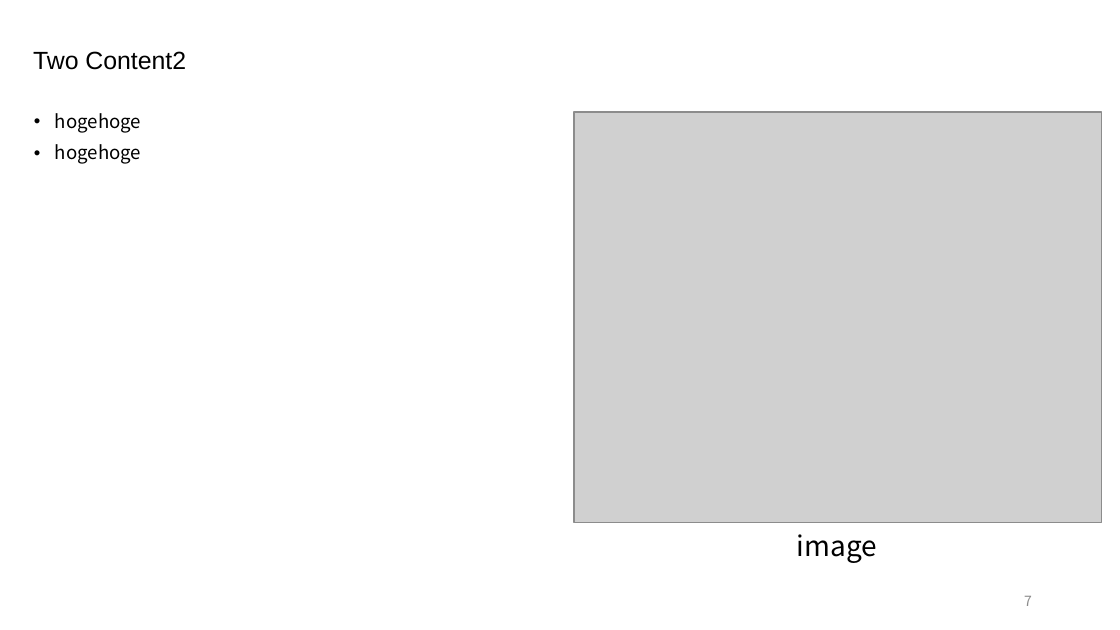
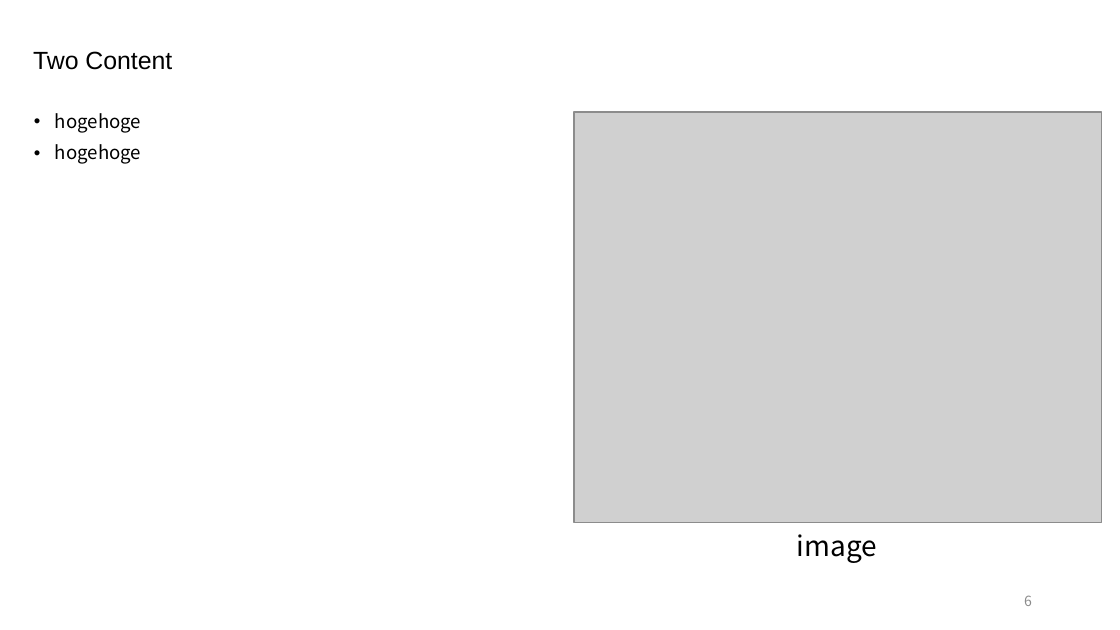
Before and after one commit to akmiccom/pandoc_test, a slide deck: slide 6 of pp/hoge.pptx (slide 7 before the commit). Drawn at 1120x630 pixels with LibreOffice and Linux fonts; fonts in the diff are those of the drawing; grey boxes stand for pictures; background and template pictures are left out. Boxes give left, top, right and bottom in pixels: in the first picture for what was removed or moved away, otherwise in the second. Text is boxed around its words. In the diff, an @@ line names an element or a change of style, - is before the commit and + after.

```diff
--- a/pp/hoge.pptx
+++ b/pp/hoge.pptx
@@ title at (x1=33, y1=51, x2=172, y2=70): text changed @@
-Two Content2
+Two Content
@@ page number at (x1=1024, y1=595, x2=1032, y2=606): text changed @@
-7
+6
```
Also in this commit, not shown: 1 other slide changed, 1 other file.
